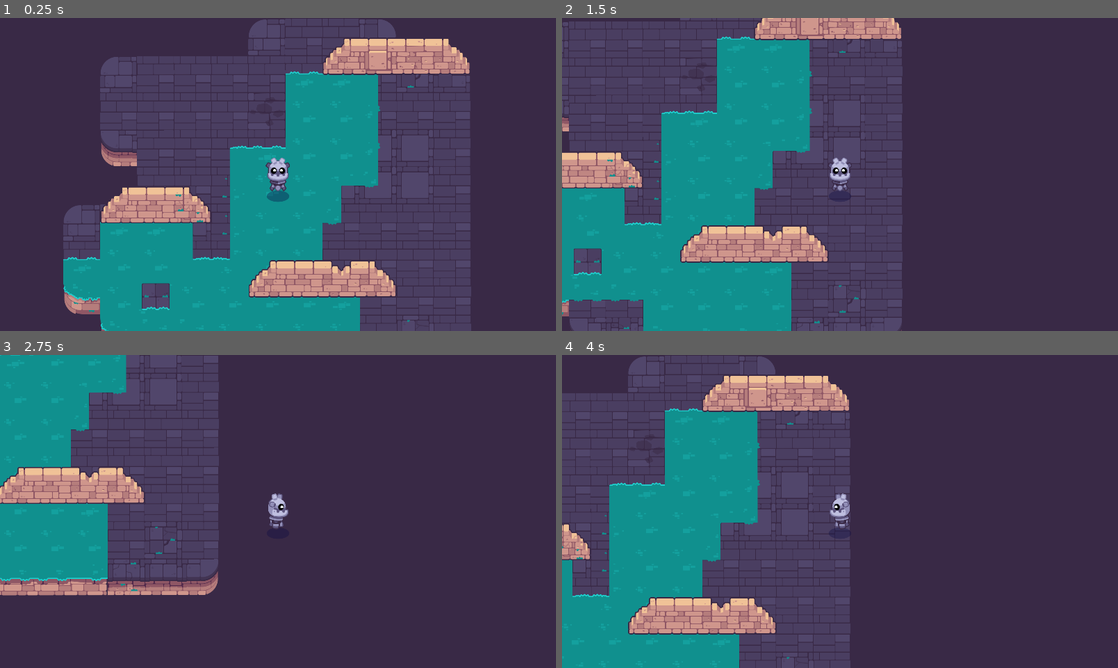
Above: before the commit, frames 1-4 (two rows, left to right).
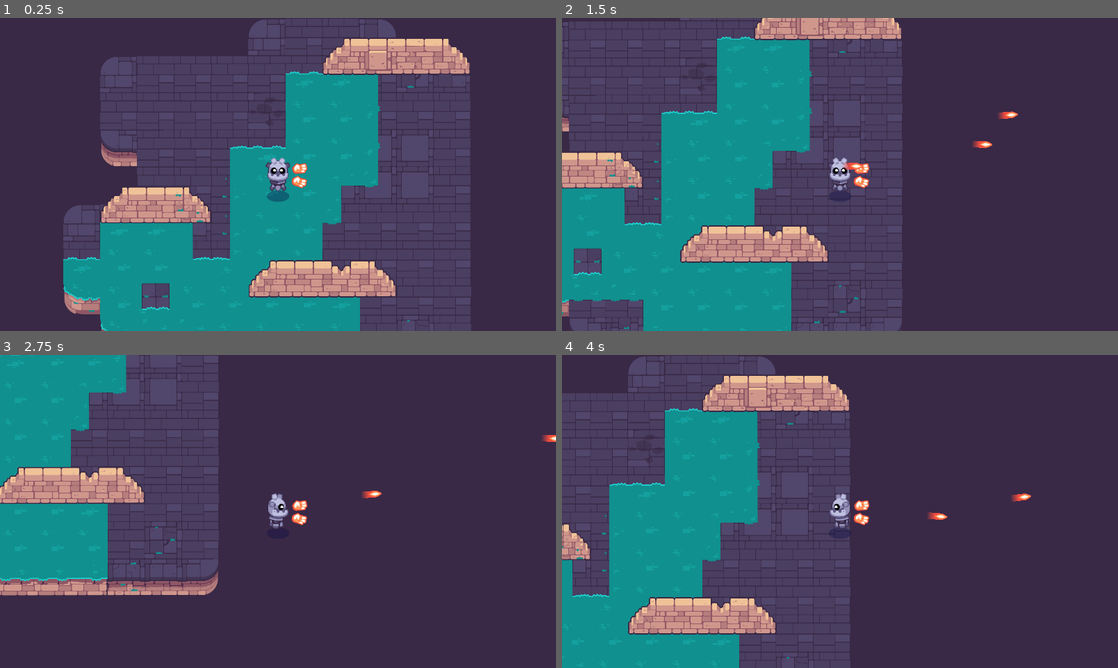
Above: after the commit, the same moments.

Repository: yaliu10/Path-of-Sorcerers-Game
Game: Godot game, scene res://Lessons/test_scene.tscn
Same seed, same stepped clock (60 frames per second), same inputs: the game is played once before the commit and once after it. The project has no main scene, so this scene is started directly.
Inputs (mouse positions are in pixels of both pictures, inside the frame that each line leads up to):
- Up to frame 1 (0.25 s): no input
- Up to frame 2 (1.5 s): tap Enter at 0.5 s; move the mouse to (962, 158) at 0.52 s; hold Right (move_right) 0.53-1.28 s; click (962, 158) at 0.6 s; tap Space at 0.77 s; move the mouse to (728, 190) at 1.27 s; hold Down (move_down) from 1.28 s (still down); tap Z at 1.35 s; click (728, 190) at 1.42 s
- Up to frame 3 (2.75 s): tap Space at 1.52 s; move the mouse to (333, 442) at 2.02 s; release Down (move_down) at 2.03 s; hold Right (move_right) from 2.03 s (still down); click (333, 442) at 2.1 s
- Up to frame 4 (4 s): move the mouse to (812, 574) at 2.77 s; release Right (move_right) at 2.78 s; hold W (move_up) 2.78-3.53 s; tap Z at 2.85 s; click (812, 574) at 2.92 s; tap Space at 3.02, 3.77 s; move the mouse to (1006, 558) at 3.52 s; hold Left (move_left) from 3.53 s (still down); click (1006, 558) at 3.6 s

The runs differ from the first frame. In frame 1, 0.2% of the frame differs, in the area x 52-56%, y 46-55%; in frame 2, 0.3%, in the area x 50-82%, y 29-55%; in frame 3, 0.3%; in frame 4, 0.3%.
Error after the commit: Parse Error: Expected end of statement after expression, found ":" instead. (res://Lessons/weapon_pivot.gd:16)

Commit message:
L7 1st Challenge

Diff:
--- a/M10.twin_stick_workbook/Lessons/player.tscn
+++ b/M10.twin_stick_workbook/Lessons/player.tscn
@@ -1,9 +1,12 @@
-[gd_scene load_steps=6 format=3 uid="uid://uerrtael14n4"]
+[gd_scene load_steps=9 format=3 uid="uid://uerrtael14n4"]
 
 [ext_resource type="Script" path="res://Lessons/player.gd" id="1_mx7x6"]
 [ext_resource type="Texture2D" uid="uid://bw03btxpkxde4" path="res://player/godot_bottom.png" id="1_s5ygc"]
 [ext_resource type="PackedScene" path="res://common/shadow.tscn" id="2_ba4tm"]
 [ext_resource type="Script" path="res://Lessons/sprite_2d.gd" id="3_vage6"]
+[ext_resource type="PackedScene" uid="uid://csjyu2v5562s4" path="res://Lessons/weapon.tscn" id="5_8iea3"]
+[ext_resource type="Script" path="res://Lessons/weapon_pivot.gd" id="5_rw6jb"]
+[ext_resource type="Texture2D" uid="uid://dekkcmj408pvt" path="res://player/hand_fire.png" id="6_cf83i"]
 
 [sub_resource type="CircleShape2D" id="CircleShape2D_ai4l8"]
 radius = 18.0
@@ -23,3 +26,23 @@
 [node name="Shadow" parent="." instance=ExtResource("2_ba4tm")]
 
 [node name="Camera2D" type="Camera2D" parent="."]
+
+[node name="WeaponPivot" type="Node2D" parent="."]
+script = ExtResource("5_rw6jb")
+
+[node name="WeaponAnchor" type="Marker2D" parent="WeaponPivot"]
+unique_name_in_owner = true
+position = Vector2(155, 0)
+
+[node name="Weapon" parent="WeaponPivot/WeaponAnchor" instance=ExtResource("5_8iea3")]
+position = Vector2(-155, 0)
+
+[node name="HandLeft" type="Sprite2D" parent="WeaponPivot/WeaponAnchor/Weapon"]
+position = Vector2(77, -21)
+rotation = -0.162836
+texture = ExtResource("6_cf83i")
+
+[node name="HandRight" type="Sprite2D" parent="WeaponPivot/WeaponAnchor/Weapon"]
+position = Vector2(75, 26)
+rotation = 0.237815
+texture = ExtResource("6_cf83i")
--- /dev/null
+++ b/M10.twin_stick_workbook/Lessons/weapon_pivot.gd
@@ -0,0 +1,18 @@
+extends Node2D
+
+var input_trigged := false
+
+# Called when the node enters the scene tree for the first time.
+func _ready() -> void:
+	pass # Replace with function body.
+
+
+# Called every frame. 'delta' is the elapsed time since the previous frame.
+func _process(delta: float) -> void:
+	var direction := Vector2.ZERO
+	if input_trigged:
+		direction = global_position.direction_to(get_global_mouse_position())
+	else:
+		direction := Input.get_vector("move_down", "move_left", "move_right", "move_up")
+	if direction.length() > 0.1:
+		rotation = input_action.angle()
